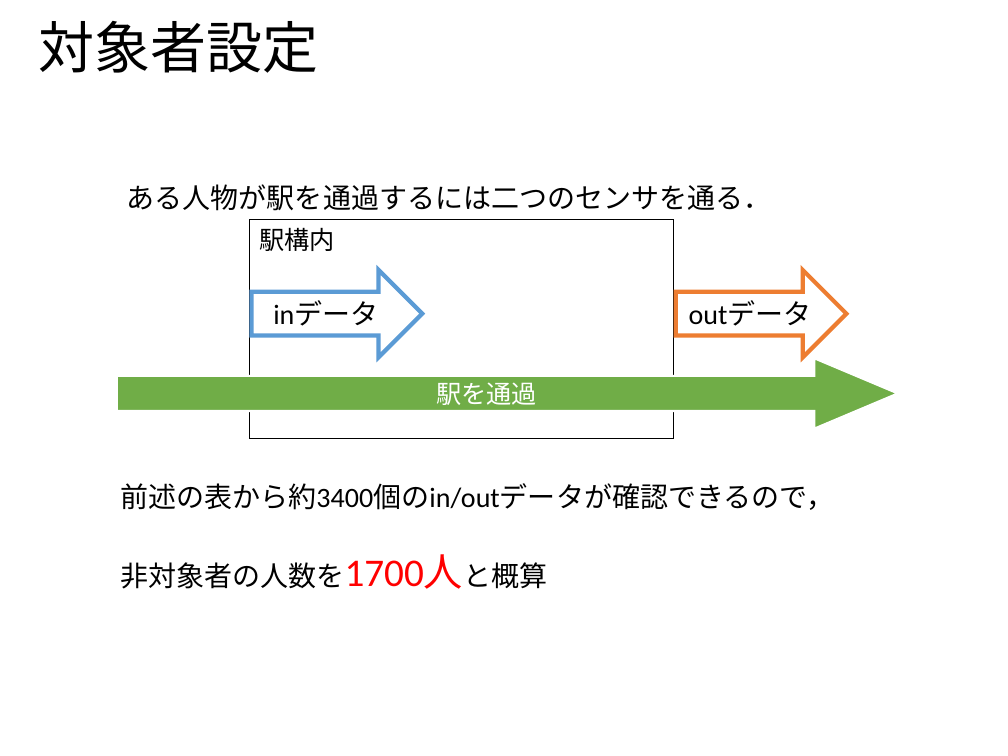
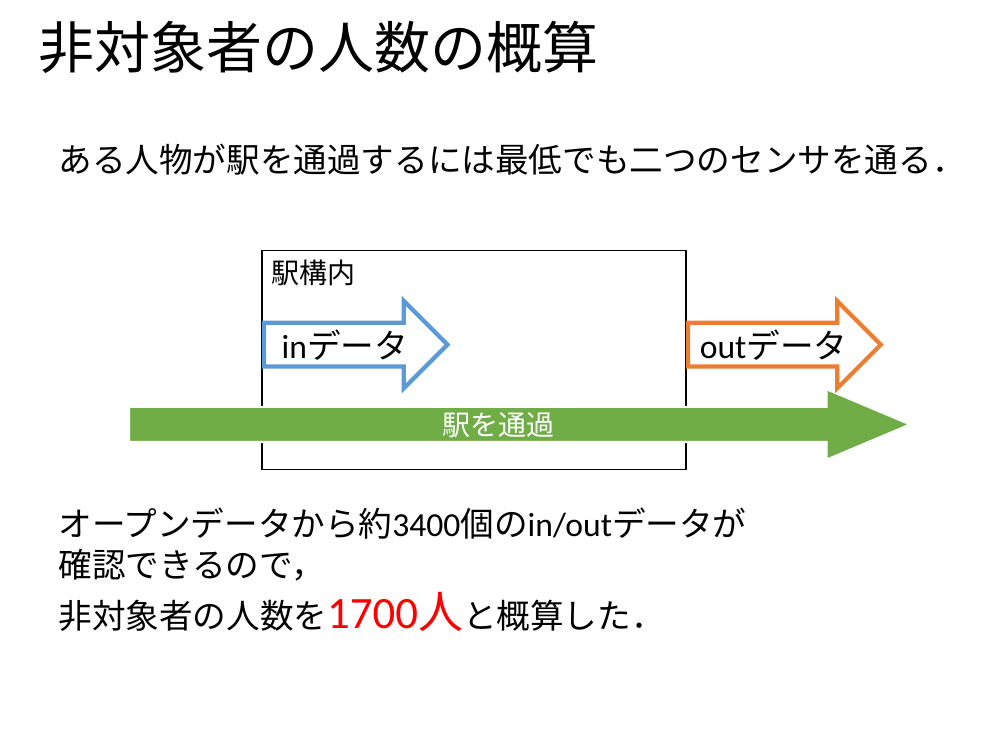
Before and after one commit to ao-megane/LplcOpenDataConverter, a slide deck: slide 16 of LplcOpenDataConverter/LplcOpenDataConverter/プレゼン/多地点カメラを用いた見守りサービスにおける第三者のプライバシデータ流出比の定量評価.pptx. Drawn at 1008x756 pixels with LibreOffice and Linux fonts; fonts in the diff are those of the drawing; background and template pictures are left out. Boxes give left, top, right and bottom in pixels: in the first picture for what was removed or moved away, otherwise in the second. Text is boxed around its words. In the diff, an @@ line names an element or a change of style, - is before the commit and + after.

```diff
--- a/LplcOpenDataConverter/LplcOpenDataConverter/プレゼン/多地点カメラを用いた見守りサービスにおける第三者のプライバシデータ流出比の定量評価.pptx
+++ b/LplcOpenDataConverter/LplcOpenDataConverter/プレゼン/多地点カメラを用いた見守りサービスにおける第三者のプライバシデータ流出比の定量評価.pptx
@@ title at (39,20,598,73): text changed @@
-対象者設定
+非対象者の人数の概算
@@ text at (58,143,965,175): text changed; size 20 to 24 pt @@
-ある人物が駅を通過するには二つのセンサを通る．
+ある人物が駅を通過するには最低でも二つのセンサを通る．
@@ rectangle: place and size @@
-rectangle at (250,220,674,438)
+rectangle at (262,250,686,469)
@@ text "駅構内" at (272,259,356,286): size 18 to 20 pt @@
@@ text "駅構内": place and size @@
-text "駅構内" at (259,227,335,251)
+text "駅構内" at (272,259,356,286)
@@ right arrow "inデータ": place and size @@
-right arrow "inデータ" at (252,270,422,358)
+right arrow "inデータ" at (264,301,448,389)
@@ right arrow "inデータ" at (264,301,448,389): size 20 to 24 pt @@
@@ right arrow "outデータ" at (688,301,881,389): size 20 to 24 pt @@
@@ right arrow "outデータ": place and size @@
-right arrow "outデータ" at (675,270,846,358)
+right arrow "outデータ" at (688,301,881,389)
@@ right arrow "駅を通過": place and size @@
-right arrow "駅を通過" at (117,358,898,428)
+right arrow "駅を通過" at (129,389,910,460)
@@ right arrow "駅を通過" at (129,389,910,460): size 18 to 20 pt @@
@@ text at (58,507,746,631): text changed; size 20 to 24 pt @@
-前述の表から約3400個のin/outデータが確認できるので，
-非対象者の人数を1700人と概算
+オープンデータから約3400個のin/outデータが
+確認できるので，
+非対象者の人数を1700人と概算した．
```
Also in this commit, not shown: 20 other slides changed, 2 slides added, 2 slides removed, 1 other file.
